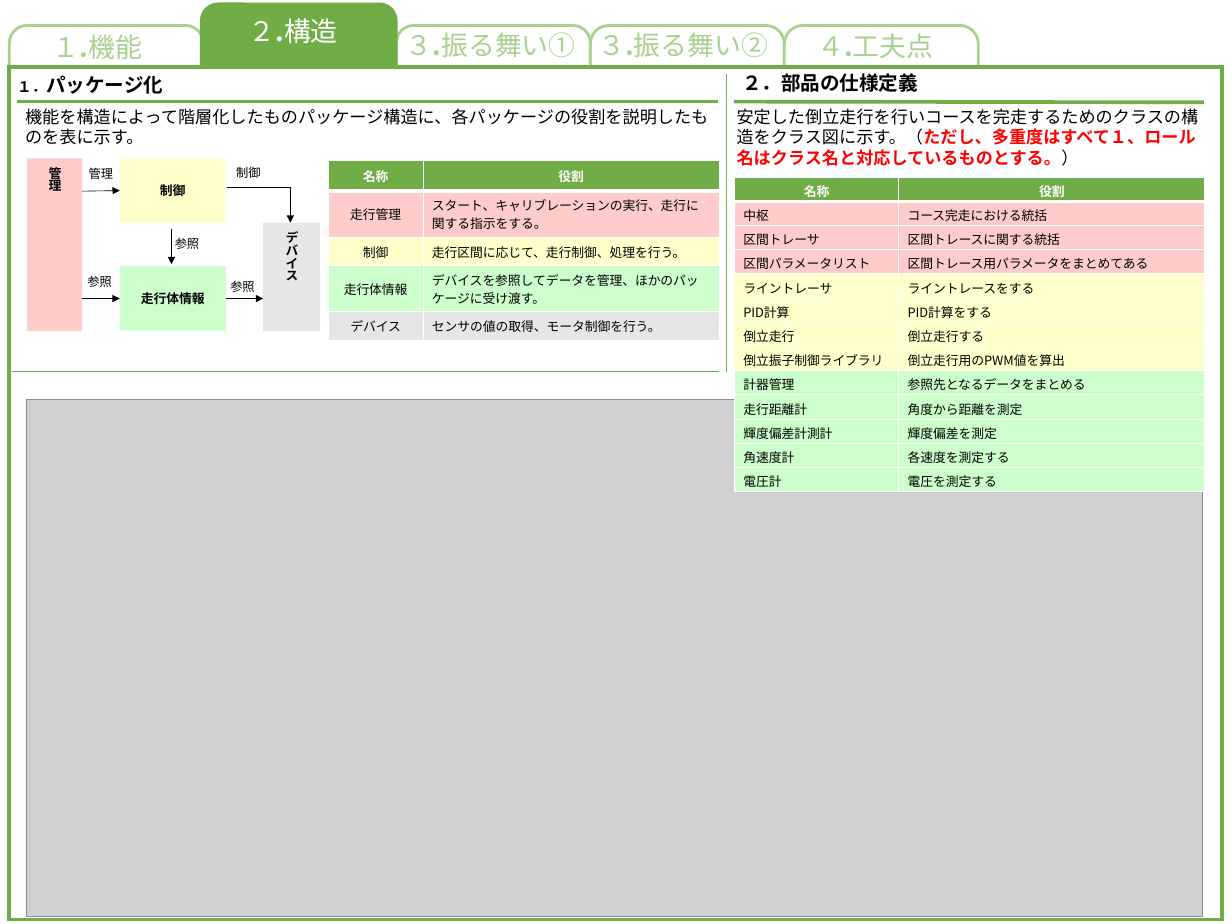
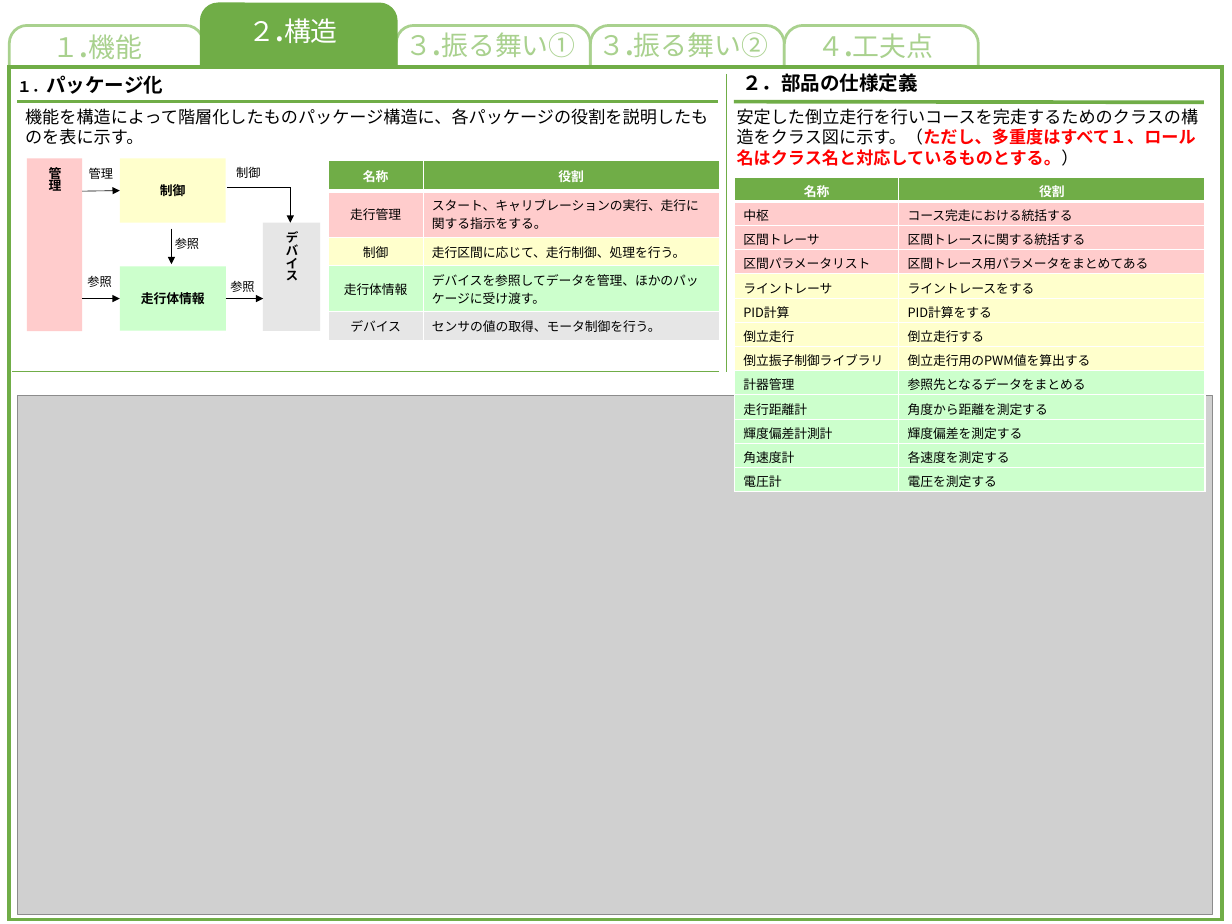
Before and after one commit to akita-lab-2019/model, a slide deck: slide 1 of 完成モデル/構造モデル.pptx (slide 2 before the commit). Drawn at 1232x924 pixels with LibreOffice and Linux fonts; fonts in the diff are those of the drawing; grey boxes stand for pictures. Boxes give left, top, right and bottom in pixels: in the first picture for what was removed or moved away, otherwise in the second. Text is boxed around its words. In the diff, an @@ line names an element or a change of style, - is before the commit and + after.

```diff
--- a/完成モデル/構造モデル.pptx
+++ b/完成モデル/構造モデル.pptx
@@ table at bbox=[735, 177, 1206, 492] @@
-row 2, column 2: コース完走における統括
+row 2, column 2: コース完走における統括する
-row 3, column 2: 区間トレースに関する統括
+row 3, column 2: 区間トレースに関する統括する
-row 8, column 2: 倒立走行用のPWM値を算出
+row 8, column 2: 倒立走行用のPWM値を算出する
-row 10, column 2: 角度から距離を測定
+row 10, column 2: 角度から距離を測定する
-row 11, column 2: 輝度偏差を測定
+row 11, column 2: 輝度偏差を測定する
@@ picture: place and size @@
-picture at bbox=[26, 400, 1203, 917]
+picture at bbox=[18, 395, 1213, 914]
```
Also in this commit, not shown: 4 slides removed.
